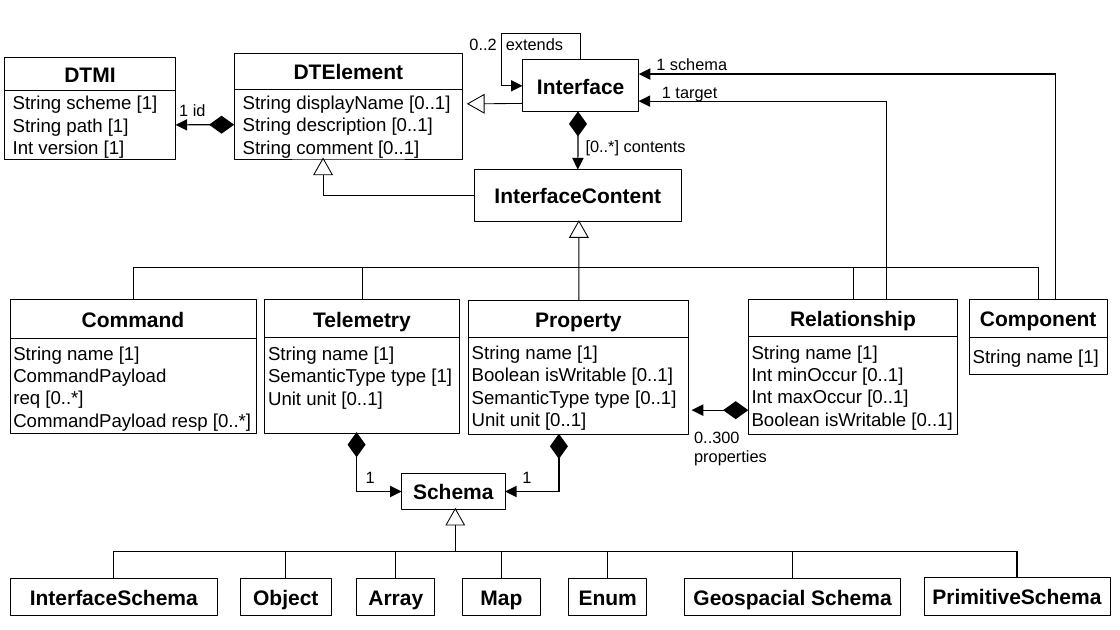
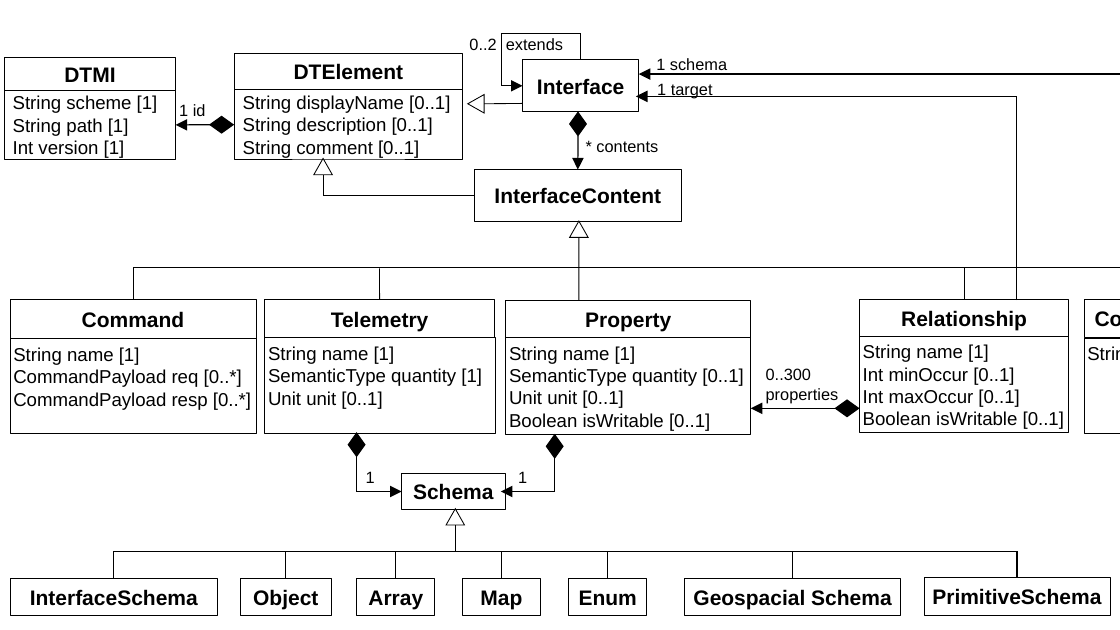
Before and after one commit to derlehner/dt_language_comparison, a slide deck: slide 7 of Figures.pptx. Drawn at 1120x630 pixels with LibreOffice and Linux fonts; fonts in the diff are those of the drawing. Boxes give left, top, right and bottom in pixels: in the first picture for what was removed or moved away, otherwise in the second. Text is boxed around its words. In the diff, an @@ line names an element or a change of style, - is before the commit and + after.

```diff
--- a/Figures.pptx
+++ b/Figures.pptx
@@ elbow arrow moved from (1056, 300) - (639, 74) to (1120, 300) - (639, 74) @@
@@ text "1 target": place and size @@
-text "1 target" at (662,86,717,102)
+text "1 target" at (657,83,713,98)
@@ elbow arrow moved from (887, 300) - (639, 101) to (1017, 300) - (636, 97) @@
@@ text at (596,141,658,152): text changed @@
-[0..*] contents
+* contents
@@ line moved from (362, 300) - (362, 269) to (380, 300) - (380, 269) @@
@@ elbow line moved from (577, 268) - (853, 300) to (579, 267) - (965, 300) @@
@@ elbow line moved from (853, 268) - (1038, 300) to (965, 267) - (1120, 300) @@
@@ rectangle "Telemetry": place and size @@
-rectangle "Telemetry" at (265,300,460,338)
+rectangle "Telemetry" at (265,300,494,338)
@@ rectangle "Property": place and size @@
-rectangle "Property" at (469,300,689,337)
+rectangle "Property" at (506,300,751,337)
@@ rectangle "Component": place and size @@
-rectangle "Component" at (970,300,1107,338)
+rectangle "Component" at (1084,300,1120,338)
@@ rectangle "String name [1]": place and size @@
-rectangle "String name [1]" at (265,338,460,434)
+rectangle "String name [1]" at (265,338,495,434)
@@ vertical alignment middle to top in 4 elements at (10,339,256,434), (860,336,1069,433), (1084,338,1120,433), (506,337,751,434) @@
@@ rectangle "String name [1]": place and size @@
-rectangle "String name [1]" at (469,337,689,434)
+rectangle "String name [1]" at (506,337,751,434)
@@ rectangle "String name [1]": place and size @@
-rectangle "String name [1]" at (970,337,1107,374)
+rectangle "String name [1]" at (1084,338,1120,433)
@@ text in rectangle at (268,368,482,386): text changed @@
-SemanticType type [1]
+SemanticType quantity [1]
@@ text in rectangle at (509,368,743,408): paragraphs added @@
+SemanticType quantity [0..1]
+Unit unit [0..1]
@@ text "0..300 properties": place and size @@
-text "0..300 properties" at (694,431,767,466)
+text "0..300 properties" at (766,368,839,404)
@@ text in rectangle at (472,390,676,430): paragraphs removed @@
-SemanticType type [0..1]
-Unit unit [0..1]
@@ arrow moved from (724, 410) - (692, 410) to (836, 408) - (751, 408) @@
@@ 2 rectangles, 1 diamond: place and size @@
-2 rectangles, 1 diamond at (724,300,958,435)
+2 rectangles, 1 diamond at (836,300,1069,433)
@@ 1 text, 1 diamond, 1 elbow arrow: place and size @@
-1 text, 1 diamond, 1 elbow arrow at (505,435,568,492)
+1 text, 1 diamond, 1 elbow arrow at (501,435,564,492)
```
Also in this commit, not shown: 1 other file.
